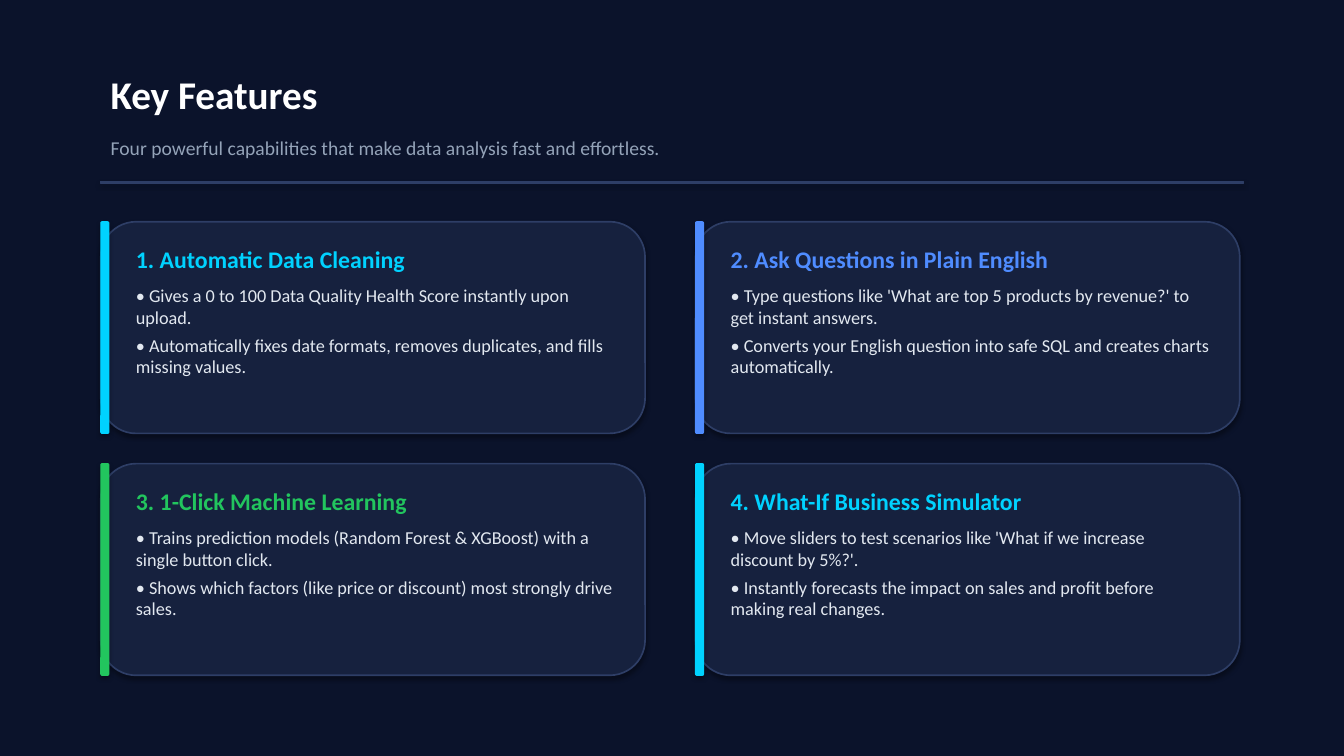
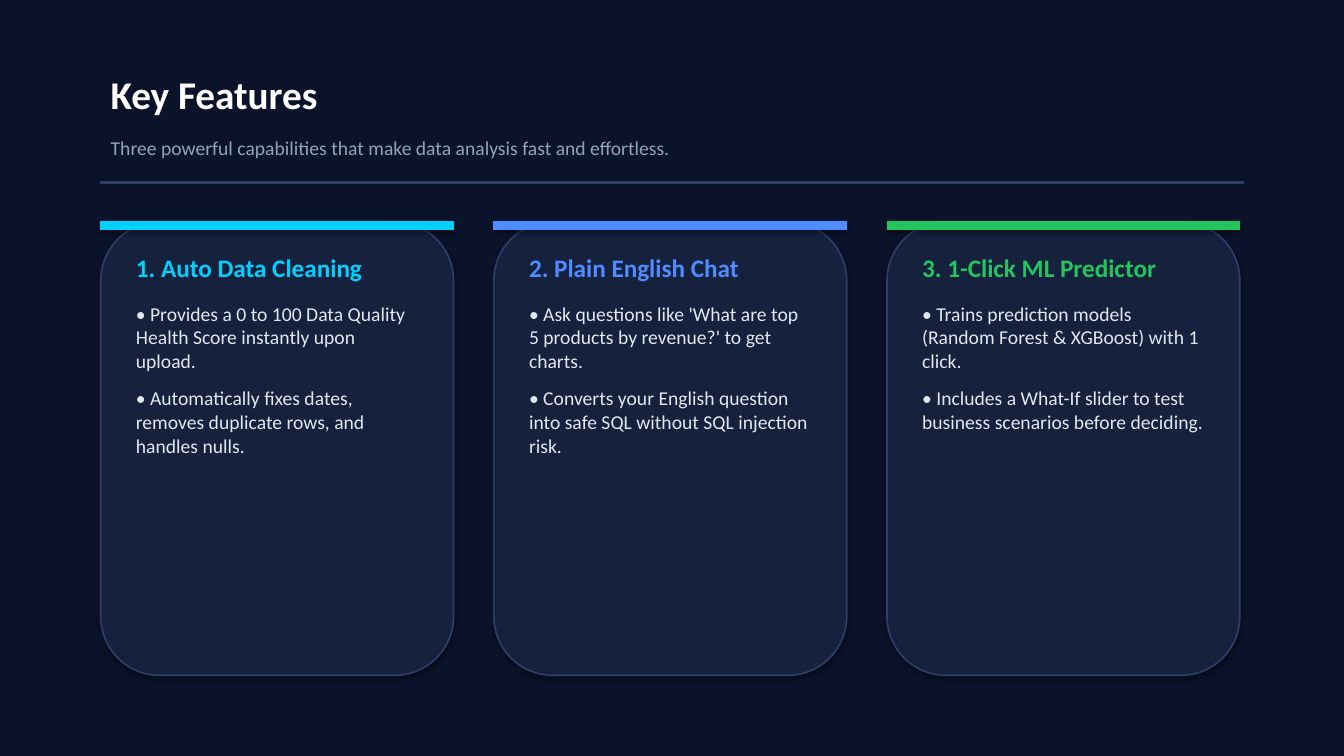
Before and after one commit to bommisettydattasaimanikanta/insightX-ai, a slide deck: slide 5 of InsightX_AI_Project_Presentation.pptx. Drawn at 1344x756 pixels with LibreOffice and Linux fonts; fonts in the diff are those of the drawing. Boxes give left, top, right and bottom in pixels: in the first picture for what was removed or moved away, otherwise in the second. Text is boxed around its words. In the diff, an @@ line names an element or a change of style, - is before the commit and + after.

```diff
--- a/InsightX_AI_Project_Presentation.pptx
+++ b/InsightX_AI_Project_Presentation.pptx
@@ text at <box>111,141,669,158</box>: text changed @@
-Four powerful capabilities that make data analysis fast and effortless.
+Three powerful capabilities that make data analysis fast and effortless.
@@ rounded rectangle: place and size @@
-rounded rectangle at <box>101,222,645,434</box>
+rounded rectangle at <box>101,222,454,676</box>
@@ rounded rectangle removed at <box>101,222,109,434</box> @@
@@ rectangle added at <box>101,222,454,230</box>, fill #00D2FF, outline #00D2FF 0.75 pt @@
@@ rounded rectangle: place and size @@
-rounded rectangle at <box>696,222,1240,434</box>
+rounded rectangle at <box>494,222,847,676</box>
@@ rectangle added at <box>494,222,847,230</box>, fill #4F8CFF, outline #4F8CFF 0.75 pt @@
@@ rounded rectangle removed at <box>696,222,704,434</box> @@
@@ rounded rectangle: place and size @@
-rounded rectangle at <box>101,464,645,676</box>
+rounded rectangle at <box>887,222,1240,676</box>
@@ rectangle added at <box>887,222,1240,230</box>, fill #22C55E, outline #22C55E 0.75 pt @@
@@ text at <box>136,259,405,453</box>: text changed; size 13 to 14 pt @@
-1. Automatic Data Cleaning
-• Gives a 0 to 100 Data Quality Health Score instantly upon upload.
-• Automatically fixes date formats, removes duplicates, and fills missing values.
+1. Auto Data Cleaning
+• Provides a 0 to 100 Data Quality Health Score instantly upon upload.
+• Automatically fixes dates, removes duplicate rows, and handles nulls.
@@ text at <box>529,259,807,453</box>: text changed; size 13 to 14 pt @@
-2. Ask Questions in Plain English
-• Type questions like 'What are top 5 products by revenue?' to get instant answers.
-• Converts your English question into safe SQL and creates charts automatically.
+2. Plain English Chat
+• Ask questions like 'What are top 5 products by revenue?' to get charts.
+• Converts your English question into safe SQL without SQL injection risk.
@@ text at <box>922,259,1203,433</box>: text changed; size 13 to 14 pt @@
-3. 1-Click Machine Learning
-• Trains prediction models (Random Forest & XGBoost) with a single button click.
-• Shows which factors (like price or discount) most strongly drive sales.
+3. 1-Click ML Predictor
+• Trains prediction models (Random Forest & XGBoost) with 1 click.
+• Includes a What-If slider to test business scenarios before deciding.
@@ rounded rectangle removed at <box>101,464,109,676</box> @@
@@ rounded rectangle removed at <box>696,464,1240,676</box> @@
@@ rounded rectangle removed at <box>696,464,704,676</box> @@
@@ text removed at <box>731,493,1153,618</box> @@
-4. What-If Business Simulator
-• Move sliders to test scenarios like 'What if we increase discount by 5%?'.
-• Instantly forecasts the impact on sales and profit before making real changes.
```
Also in this commit, not shown: 9 other slides changed, 2 other files.
